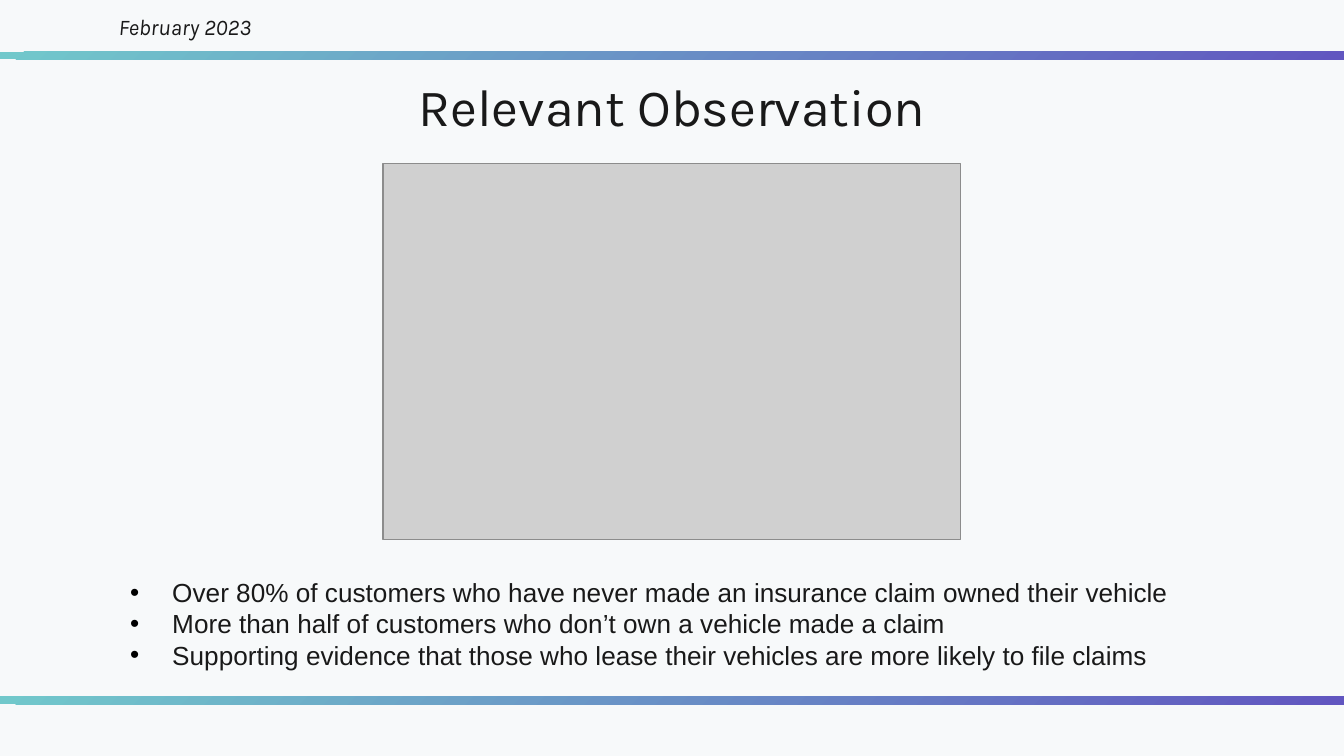
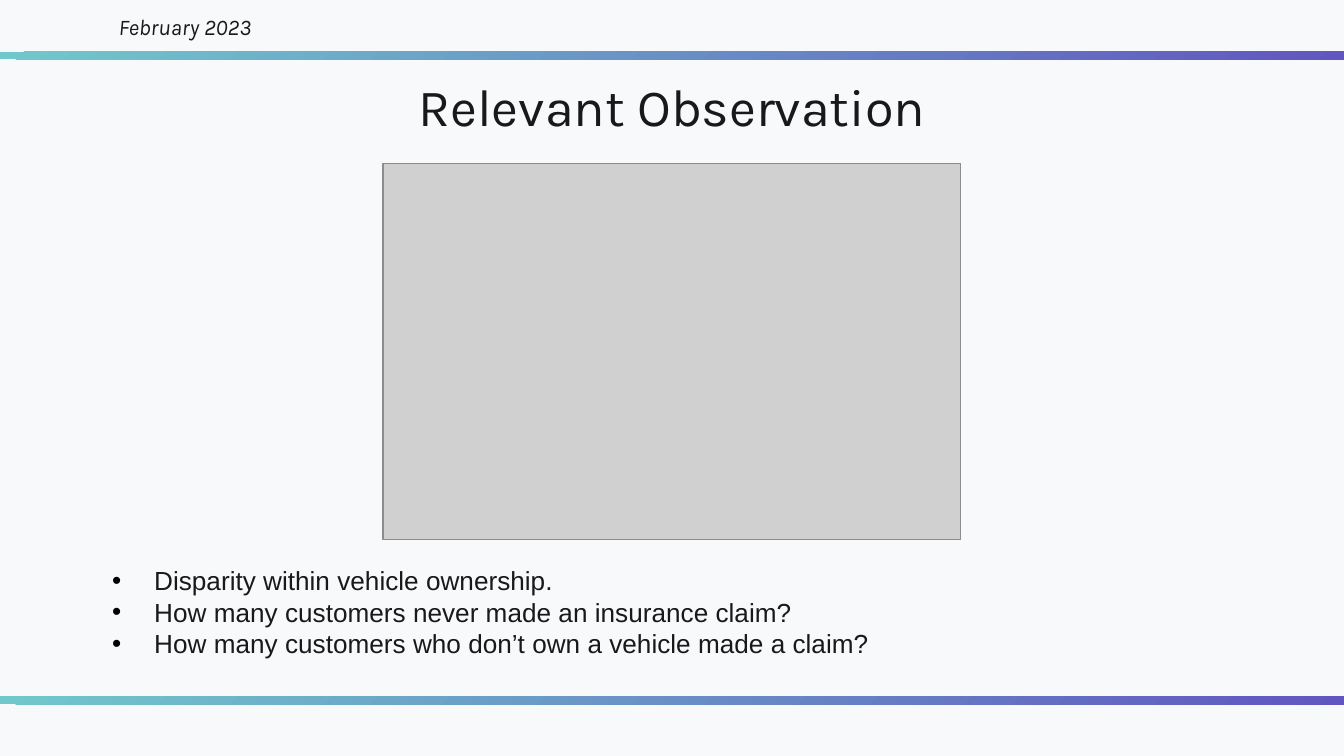
Before and after one commit to Numann-Malik/Auto-Insurance-Claims, a slide deck: slide 4 of Car Insurance - Numann Malik.pptx (slide 5 before the commit). Drawn at 1344x756 pixels with LibreOffice and Linux fonts; fonts in the diff are those of the drawing; grey boxes stand for pictures. Boxes give left, top, right and bottom in pixels: in the first picture for what was removed or moved away, otherwise in the second. Text is boxed around its words. In the diff, an @@ line names an element or a change of style, - is before the commit and + after.

```diff
--- a/Car Insurance - Numann Malik.pptx
+++ b/Car Insurance - Numann Malik.pptx
@@ text at [154,571,869,659]: text changed @@
-• Over 80% of customers who have never made an insurance claim owned their vehicle
-• More than half of customers who don’t own a vehicle made a claim
-• Supporting evidence that those who lease their vehicles are more likely to file claims
+• Disparity within vehicle ownership.
+• How many customers never made an insurance claim?
+• How many customers who don’t own a vehicle made a claim?
```
Also in this commit, not shown: 3 other slides changed, 1 slide added, 3 slides removed, 2 other files.
